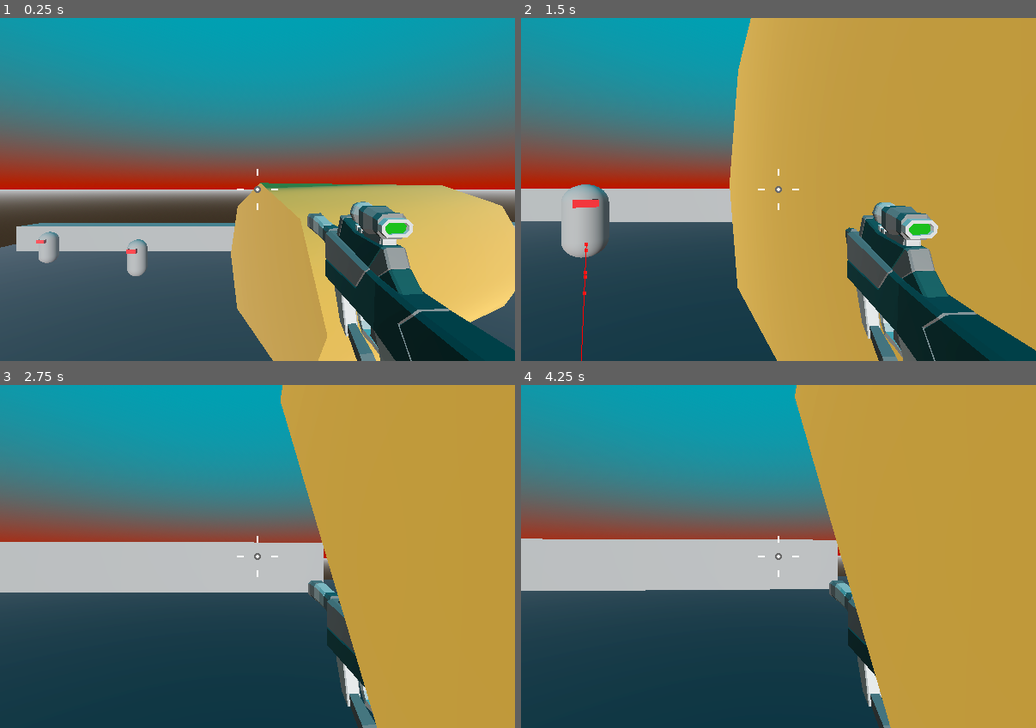
Above: before the commit, frames 1-4 (two rows, left to right).
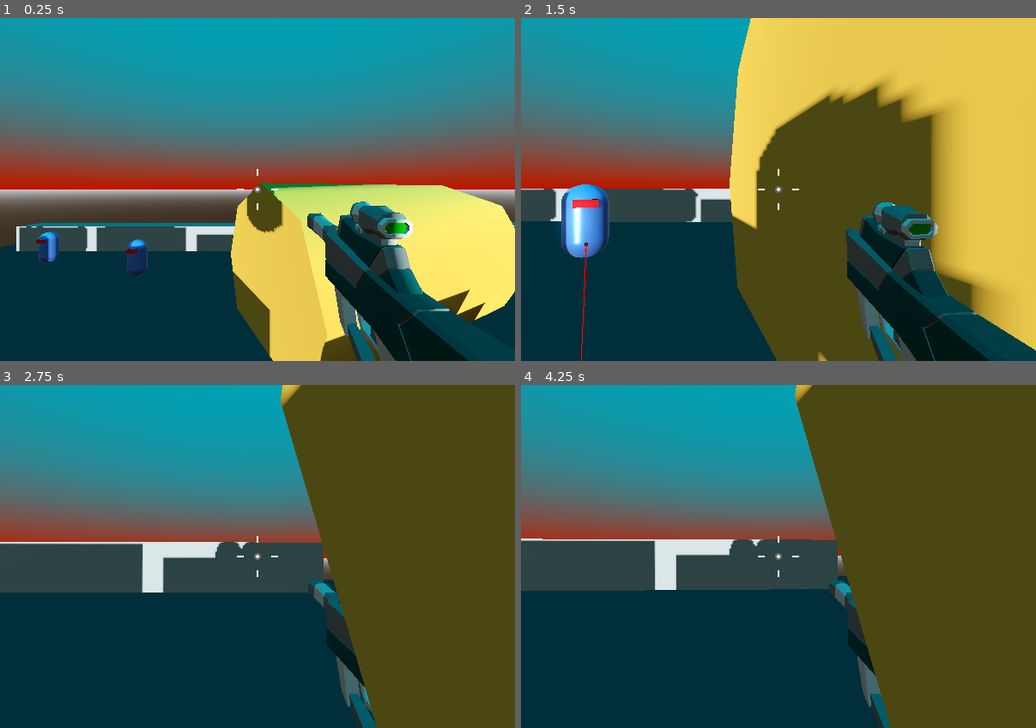
Above: after the commit, the same moments.

Repository: tiagoskaterock/robo-rampage-3d
Game: Godot game, scene res://Levels/Sandbox.tscn
Same seed, same stepped clock (60 frames per second), same inputs: the game is played once before the commit and once after it.
Inputs (mouse positions are in pixels of both pictures, inside the frame that each line leads up to):
- Up to frame 1 (0.25 s): no input
- Up to frame 2 (1.5 s): move the mouse to (804, 189) at 0.52 s; press the mouse at (804, 189) at 0.53 s; hold Keypad 5 (up) from 0.53 s (still down); tap Keypad 0 (jump) at 0.77 s; move the mouse to (752, 189) at 1.27 s; release the mouse at (752, 189) at 1.28 s; click (752, 189) at 1.35 s
- Up to frame 3 (2.75 s): keep holding Keypad 5 (up); tap Keypad 0 (jump) at 1.52 s; move the mouse to (267, 549) at 2.02 s; press the mouse at (267, 549) at 2.03 s
- Up to frame 4 (4.25 s): keep holding Keypad 5 (up); move the mouse to (773, 563) at 2.77 s; release the mouse at (773, 563) at 2.78 s; click (773, 563) at 2.85 s; tap Keypad 0 (jump) at 3.02, 3.77 s; tap Enter at 3.5 s; move the mouse to (819, 559) at 3.52 s; press the mouse at (819, 559) at 3.53 s

The runs differ from the first frame. In frame 1, 39% of the frame differs, in the area x 0-100%, y 48-100%; in frame 2, 66%, in the area x 0-100%, y 0-100%; in frame 3, 56%; in frame 4, 57%.

Commit message:
Gun shoot fx

Diff:
--- a/Enemy/enemy.tscn
+++ b/Enemy/enemy.tscn
@@ -1,8 +1,15 @@
-[gd_scene load_steps=9 format=3 uid="uid://dfqplfjus60wo"]
+[gd_scene load_steps=10 format=3 uid="uid://dfqplfjus60wo"]
 
 [ext_resource type="Script" path="res://Enemy/enemy.gd" id="1_laue8"]
 
+[sub_resource type="StandardMaterial3D" id="StandardMaterial3D_kwjy3"]
+albedo_color = Color(0.324554, 0.526741, 0.907772, 1)
+metallic = 0.61
+metallic_specular = 0.45
+roughness = 0.25
+
 [sub_resource type="CapsuleMesh" id="CapsuleMesh_6fnj5"]
+material = SubResource("StandardMaterial3D_kwjy3")
 
 [sub_resource type="CapsuleShape3D" id="CapsuleShape3D_ep5en"]
 
--- /dev/null
+++ b/FX/gun_shot.tscn
@@ -0,0 +1,7 @@
+[gd_scene load_steps=2 format=3 uid="uid://kfrdcktkpsnc"]
+
+[ext_resource type="AudioStream" uid="uid://b778ml67hus4p" path="res://Weapons/gun-shot.mp3" id="1_vxhj2"]
+
+[node name="GunShot" type="AudioStreamPlayer3D"]
+stream = ExtResource("1_vxhj2")
+autoplay = true
--- a/Levels/Sandbox.tscn
+++ b/Levels/Sandbox.tscn
@@ -20,7 +20,6 @@
 sky = SubResource("Sky_decom")
 tonemap_mode = 2
 glow_enabled = true
-fog_enabled = true
 
 [sub_resource type="NavigationMesh" id="NavigationMesh_yigfx"]
 vertices = PackedVector3Array(-31.5004, 1.6701, -27.75, -30.0004, 1.6701, -27.75, -29.7504, 1.6701, -29.5, -31.5004, 1. …(14685 unchanged characters)…
@@ -44,6 +43,8 @@
 environment = SubResource("Environment_71j1q")
 
 [node name="DirectionalLight3D" type="DirectionalLight3D" parent="."]
+transform = Transform3D(1, 0, 0, 0, 1, 0, 0, 0, 1, 0, 14.205, 0)
+shadow_enabled = true
 
 [node name="Player" parent="." instance=ExtResource("1_t3iey")]
 transform = Transform3D(1, 0, 0, 0, 1, 0, 0, 0, 1, -10.8561, 6.27848, -9.64767)
@@ -193,23 +194,25 @@
 size = Vector3(64, 1, 64)
 material = ExtResource("3_6de5n")
 
-[node name="Enemy" parent="." instance=ExtResource("6_ojd6m")]
+[node name="Enemies" type="Node3D" parent="."]
+
+[node name="Enemy" parent="Enemies" instance=ExtResource("6_ojd6m")]
 transform = Transform3D(1, 0, 0, 0, 1, 0, 0, 0, 1, -24.4661, 2.61908, -24.2504)
 
-[node name="Enemy2" parent="." instance=ExtResource("6_ojd6m")]
+[node name="Enemy2" parent="Enemies" instance=ExtResource("6_ojd6m")]
 transform = Transform3D(1, 0, 0, 0, 1, 0, 0, 0, 1, -24.4661, 2.61908, -17.4919)
 
-[node name="Enemy3" parent="." instance=ExtResource("6_ojd6m")]
+[node name="Enemy3" parent="Enemies" instance=ExtResource("6_ojd6m")]
 transform = Transform3D(1, 0, 0, 0, 1, 0, 0, 0, 1, -17.503, 2.61908, -22.0222)
 
-[node name="Enemy4" parent="." instance=ExtResource("6_ojd6m")]
+[node name="Enemy4" parent="Enemies" instance=ExtResource("6_ojd6m")]
 transform = Transform3D(1, 0, 0, 0, 1, 0, 0, 0, 1, -27.6379, 2.61908, 3.28499)
 
-[node name="Enemy5" parent="." instance=ExtResource("6_ojd6m")]
+[node name="Enemy5" parent="Enemies" instance=ExtResource("6_ojd6m")]
 transform = Transform3D(1, 0, 0, 0, 1, 0, 0, 0, 1, -28.5061, 2.61908, -5.35069)
 
-[node name="Enemy6" parent="." instance=ExtResource("6_ojd6m")]
+[node name="Enemy6" parent="Enemies" instance=ExtResource("6_ojd6m")]
 transform = Transform3D(1, 0, 0, 0, 1, 0, 0, 0, 1, 4.20874, 2.61908, -5.35069)
 
-[node name="Enemy7" parent="." instance=ExtResource("6_ojd6m")]
+[node name="Enemy7" parent="Enemies" instance=ExtResource("6_ojd6m")]
 transform = Transform3D(1, 0, 0, 0, 1, 0, 0, 0, 1, 4.20874, 2.61908, -12.8363)
--- a/Weapons/hit_scan_weapon.gd
+++ b/Weapons/hit_scan_weapon.gd
@@ -8,7 +8,7 @@
 @onready var cooldown_timer: Timer = $CooldownTimer
 @onready var weapon_position: Vector3 = weapon_mesh.position
 @onready var ray_cast_3d: RayCast3D = $RayCast3D
-
+@onready var sandbox = get_parent().get_parent().get_parent().get_parent()
 
 # Called every frame. 'delta' is the elapsed time since the previous frame.
 func _process(delta):
@@ -18,9 +18,15 @@
 
 
 func shoot() -> void:
+	shoot_fx()
 	cooldown_timer.start(1.0 / fire_rate)
 	var collider = ray_cast_3d.get_collider()
 	weapon_mesh.position.z += recoil
-	printt("fire", collider)
 	if collider is Enemy:
 		collider.hitpoints -= weapon_damage
+
+
+func shoot_fx():
+	var pre_gun_shot : PackedScene = preload("res://FX/gun_shot.tscn")
+	var gun_shot = pre_gun_shot.instantiate()
+	sandbox.add_child(gun_shot)
Not shown, added: Enemy/enemy-roar.wav.import
Not shown, added: Weapons/gun-shot.mp3.import
Not shown, added: Enemy/enemy-roar.wav
Not shown, added: Weapons/gun-shot.mp3
